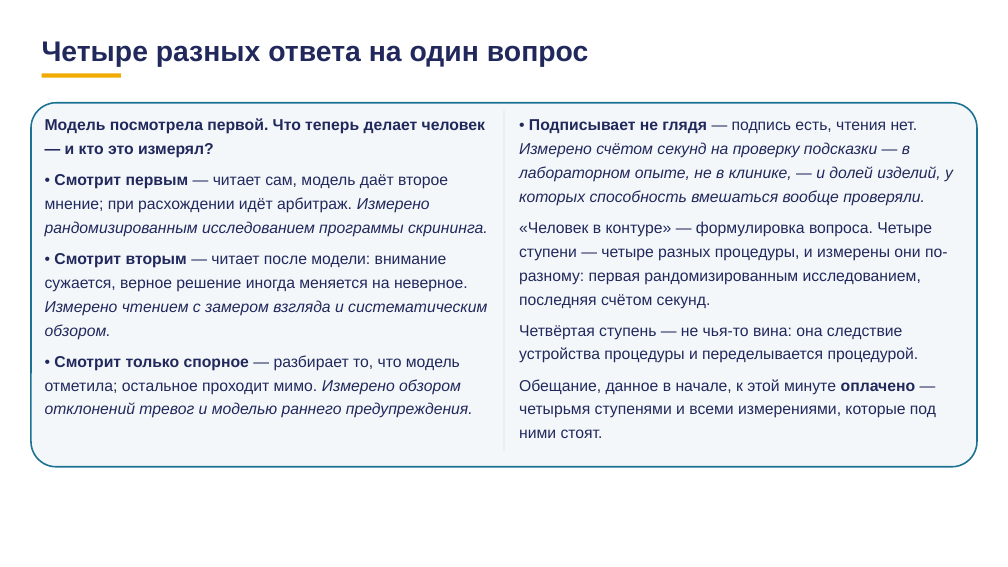
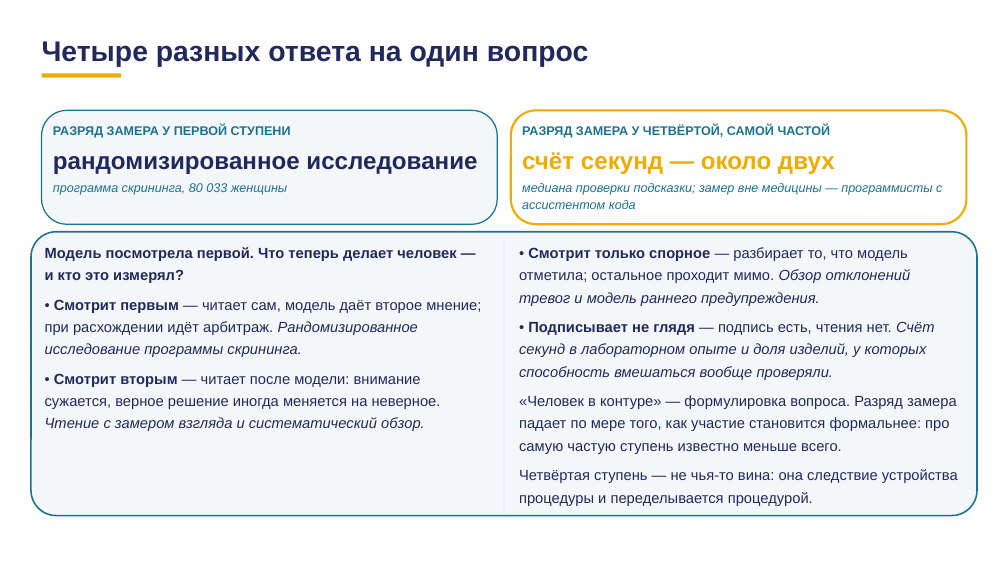
Before and after one commit to tellina-study/AI-usage-lessons, a slide deck: slide 105 of library/lectures/lec-07/rework/deck/lec-07-karkas.pptx (slide 98 before the commit). Drawn at 1008x567 pixels with LibreOffice and Linux fonts; fonts in the diff are those of the drawing. Boxes give left, top, right and bottom in pixels: in the first picture for what was removed or moved away, otherwise in the second. Text is boxed around its words. In the diff, an @@ line names an element or a change of style, - is before the commit and + after.

Commit message:
#229 пересобранные артефакты деки после правок ядра и карт

```diff
--- a/library/lectures/lec-07/rework/deck/lec-07-karkas.pptx
+++ b/library/lectures/lec-07/rework/deck/lec-07-karkas.pptx
@@ rounded rectangle added at bbox=[42, 110, 498, 225], fill #F4F7FA, outline #1C7293 1.2 pt @@
@@ rounded rectangle added at bbox=[511, 110, 967, 225], fill #FFFFFF, outline #F0AB00 2 pt @@
@@ text added at bbox=[53, 125, 291, 138], 12 pt, text #1C7293, bold @@
+РАЗРЯД ЗАМЕРА У ПЕРВОЙ СТУПЕНИ
@@ text added at bbox=[522, 125, 831, 138], 12 pt, text #1C7293, bold @@
+РАЗРЯД ЗАМЕРА У ЧЕТВЁРТОЙ, САМОЙ ЧАСТОЙ
@@ text added at bbox=[53, 156, 477, 174], 23 pt, text #21295C, bold @@
+рандомизированное исследование
@@ text added at bbox=[522, 152, 835, 174], 23 pt, text #F0AB00, bold @@
+счёт секунд — около двух
@@ text added at bbox=[53, 183, 287, 195], 12 pt, text #1C7293, italic @@
+программа скрининга, 80 033 женщины
@@ text added at bbox=[522, 183, 942, 209], 12 pt, text #1C7293, italic @@
+медиана проверки подсказки; замер вне медицины — программисты с ассистентом кода
@@ rounded rectangle: place and size @@
-rounded rectangle at bbox=[31, 103, 977, 467]
+rounded rectangle at bbox=[31, 232, 977, 516]
@@ rounded rectangle at bbox=[31, 232, 977, 516]: proportions changed @@
@@ text at bbox=[45, 247, 456, 283]: size 15 to 14 pt in "Модель посмотрела первой. Что теперь делает человек ..." @@
@@ text "Модель посмотрела первой. Что теперь ...": place and size @@
-text "Модель посмотрела первой. Что теперь ..." at bbox=[45, 118, 488, 418]
+text "Модель посмотрела первой. Что теперь ..." at bbox=[45, 247, 481, 431]
@@ rectangle: place and size @@
-rectangle at bbox=[504, 110, 504, 451]
+rectangle at bbox=[504, 240, 504, 514]
@@ text at bbox=[519, 247, 957, 454]: text changed; size 15 to 14 pt @@
-• Подписывает не глядя — подпись есть, чтения нет. Измерено счётом секунд на проверку подсказки — в лабораторном опыте, не в клинике, — и долей изделий, у которых способность вмешаться вообще проверяли.
-«Человек в контуре» — формулировка вопроса. Четыре ступени — четыре разных процедуры, и измерены они по-разному: первая рандомизированным исследованием, последняя счётом секунд.
+• Смотрит только спорное — разбирает то, что модель отметила; остальное проходит мимо. Обзор отклонений тревог и модель раннего предупреждения.
+• Подписывает не глядя — подпись есть, чтения нет. Счёт секунд в лабораторном опыте и доля изделий, у которых способность вмешаться вообще проверяли.
+«Человек в контуре» — формулировка вопроса. Разряд замера падает по мере того, как участие становится формальнее: про самую частую ступень известно меньше всего.
@@ text "• Смотрит только спорное — ...": place and size @@
-text "• Смотрит только спорное — ..." at bbox=[519, 119, 953, 438]
+text "• Смотрит только спорное — ..." at bbox=[519, 247, 958, 506]
@@ text at bbox=[45, 299, 481, 431]: text changed; size 15 to 14 pt @@
-• Смотрит первым — читает сам, модель даёт второе мнение; при расхождении идёт арбитраж. Измерено рандомизированным исследованием программы скрининга.
-• Смотрит вторым — читает после модели: внимание сужается, верное решение иногда меняется на неверное. Измерено чтением с замером взгляда и систематическим обзором.
-• Смотрит только спорное — разбирает то, что модель отметила; остальное проходит мимо. Измерено обзором отклонений тревог и моделью раннего предупреждения.
+• Смотрит первым — читает сам, модель даёт второе мнение; при расхождении идёт арбитраж. Рандомизированное исследование программы скрининга.
+• Смотрит вторым — читает после модели: внимание сужается, верное решение иногда меняется на неверное. Чтение с замером взгляда и систематический обзор.
@@ text at bbox=[519, 379, 936, 438]: paragraph removed @@
-Обещание, данное в начале, к этой минуте оплачено — четырьмя ступенями и всеми измерениями, которые под ними стоят.
@@ text at bbox=[519, 469, 958, 506]: size 15 to 14 pt in "Четвёртая ступень — не чья-то вина: она ..." @@
```
Also in this commit, not shown: 78 other slides changed, 10 slides added, 3 slides removed, 1 other file.
